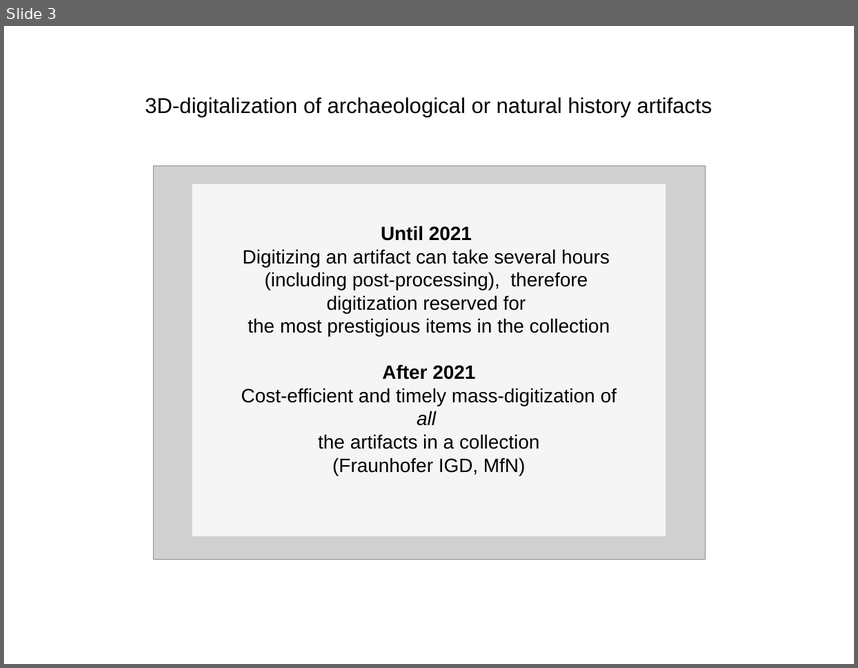
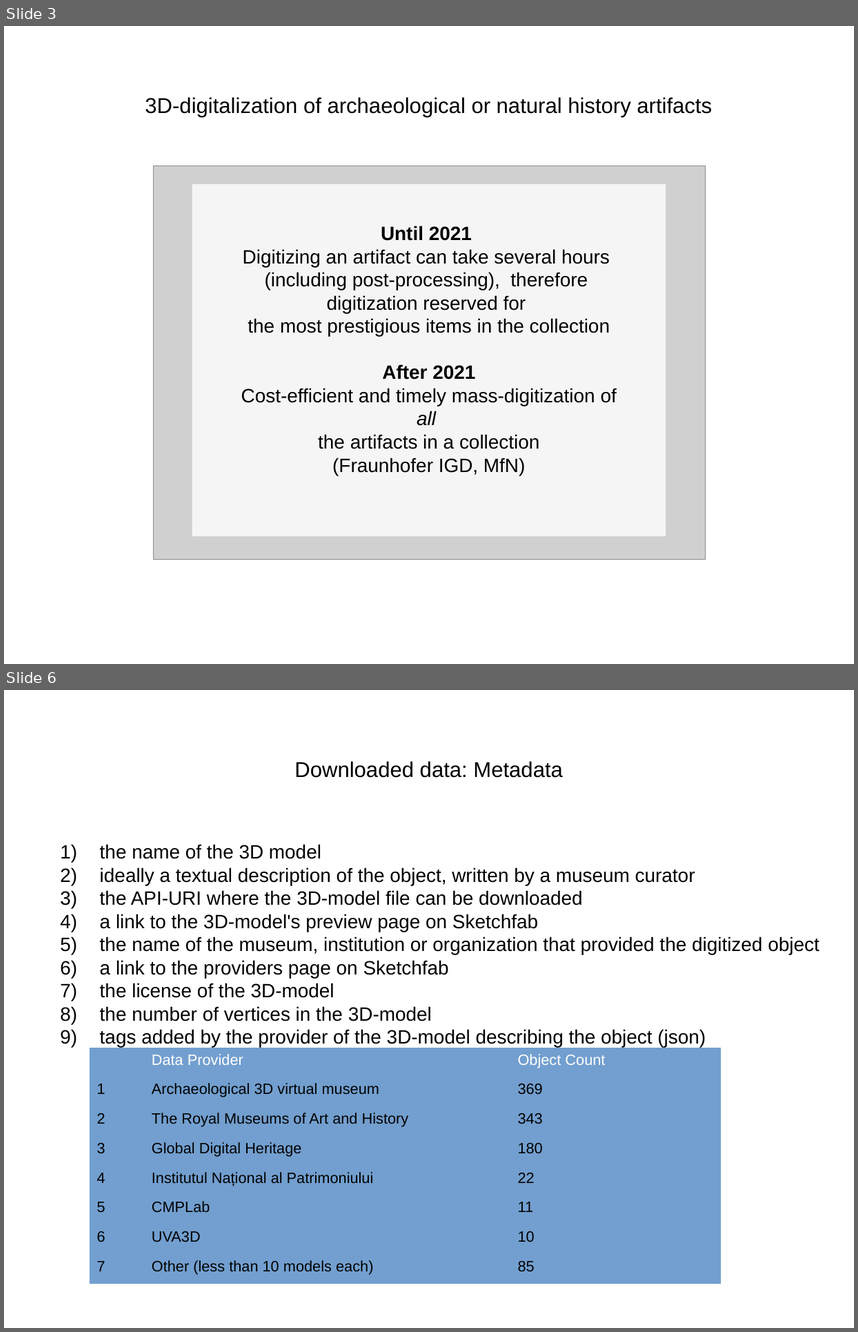
Before and after one commit to aot29/pottery_classifier, a slide deck: Paper/Presentation.odp. Shown one above the other, each under a label of ours: slide 3 before the commit, slides 3 and 6 after it; the slides between them are not shown. The pictures are 858x668 and 858x1332 pixels, drawn with LibreOffice and Linux fonts; fonts in the diff are those of the drawing; grey boxes stand for pictures. Boxes give left, top, right and bottom in pixels: in the first picture for what was removed or moved away, otherwise in the second. Text is boxed around its words. In the diff, an @@ line names an element or a change of style, - is before the commit and + after.

```diff
--- a/Paper/Presentation.odp
+++ b/Paper/Presentation.odp
@@ slide 6 added at bbox=[4, 690, 854, 1328], background #FFFFFF @@
@@ title added at bbox=[294, 761, 563, 778], 20 pt, text #000000 @@
+Downloaded data: Metadata
@@ text added at bbox=[100, 844, 819, 1047], 18 pt, text #000000 @@
+1) the name of the 3D model
+2) ideally a textual description of the object, written by a museum curator
+3) the API-URI where the 3D-model file can be downloaded
+4) a link to the 3D-model's preview page on Sketchfab
+5) the name of the museum, institution or organization that provided the digitized object
+6) a link to the providers page on Sketchfab
+7) the license of the 3D-model
+8) the number of vertices in the 3D-model
+9) tags added by the provider of the 3D-model describing the object (json)
@@ table added at bbox=[90, 1047, 722, 1283], 8 rows, 3 columns @@
+ | Data Provider | Object Count
+1 | Archaeological 3D virtual museum | 369
+2 | The Royal Museums of Art and History | 343
+3 | Global Digital Heritage | 180
+4 | Institutul Național al Patrimoniului | 22
+5 | CMPLab | 11
+6 | UVA3D | 10
+7 | Other (less than 10 models each) | 85
```
Also in this commit, not shown: 1 slide changed, 9 other slides added, 17 other files.
